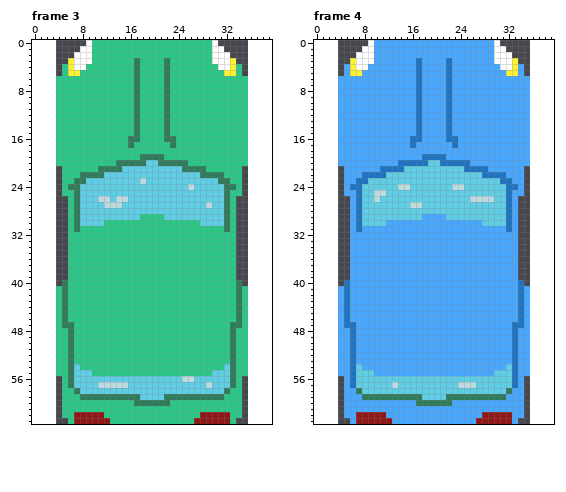
A pixel-art file gets an edit: Studio Nogg/Sprite_Red_Car.aseprite. This is how it looked before the edit.
32x64 pixels, 12 frames. Colours within 5 levels of each other are drawn and written as one. Shown: frame 3, frame 4. The old version is drawn lined up with the new one, on the new canvas. The commit also changed other frames, which this record leaves out.
The result:
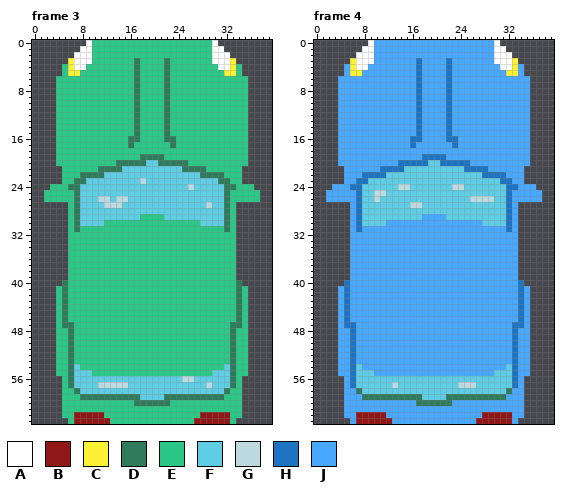
Palette (. is transparent): A #ffffff  B #8f1717  C #fbf236  D #307b5c  E #2ac787  F #5fcde4  G #bddae0  H #1f74c1  J #48a8ff
The author wrote: Trucks and Cars
What changed:
canvas 32x64 -> 40x64, the old top-left corner now at 4,0
--- frame 3
@@ x 0..39 @@
 23 .....EEDDFFFFFFFFFGFFFFFFFFFFFFDDEE.....
-24 .....EDDFFFFFFFFFFFFFFFFFFGFFFFFDDE.....
-25 .....EEDFFFFFFFFFFFFFFFFFFFFFFFFDEE.....
-26 ......EDFFFGGFGGFFFFFFFFFFFFFFFFDE......
+24 ...EEEDDFFFFFFFFFFFFFFFFFFGFFFFFDDEEE...
+25 ..EEEEEDFFFFFFFFFFFFFFFFFFFFFFFFDEEEEE..
+26 ..EEEEEDFFFGGFGGFFFFFFFFFFFFFFFFDEEEEE..
 27 ......EDFFFFGGGFFFFFFFFFFFFFFGFFDE......
--- frame 4
@@ x 0..39 @@
 23 .....JJHHFFFFFFFFFFFFFFFFFFFFFFHHJJ.....
-24 .....JHHFFFFFFGGFFFFFFFGGFFFFFFFHHJ.....
-25 .....JJHFFGGFFFFFFFFFFFFFFFFFFFFHJJ.....
-26 ......JHFFGFFFFFFFFFFFFFFFGGGGFFHJ......
+24 ...JJJHHFFFFFFGGFFFFFFFGGFFFFFFFHHJJJ...
+25 ..JJJJJHFFGGFFFFFFFFFFFFFFFFFFFFHJJJJJ..
+26 ..JJJJJHFFGFFFFFFFFFFFFFFFGGGGFFHJJJJJ..
 27 ......JHFFFFFFFFGGFFFFFFFFFFFFFFHJ......
Pixel boxes of the changes (left, top, right, bottom) in both pictures:
added: (44, 184, 68, 202)
added: (236, 184, 260, 202)
added: (326, 184, 350, 202)
added: (518, 184, 542, 202)
